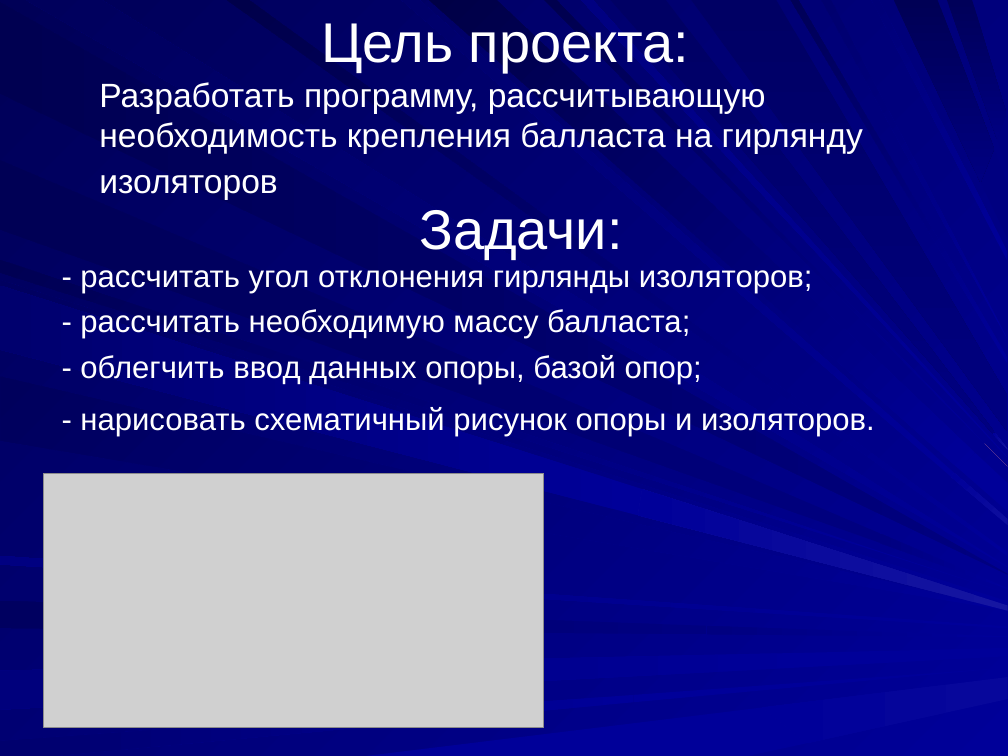
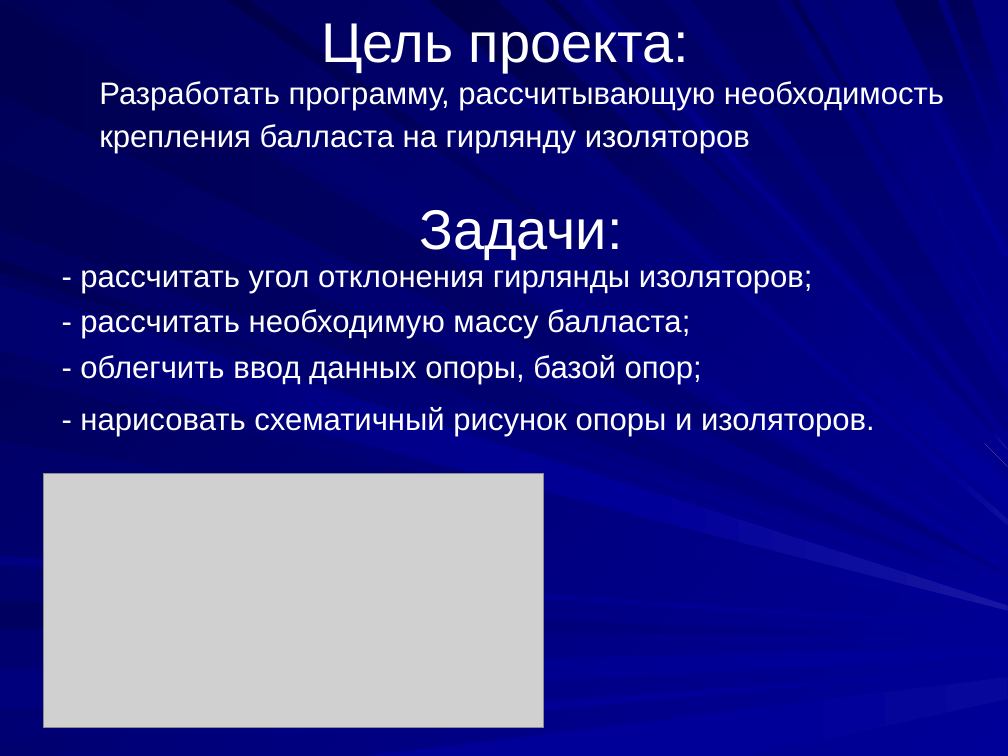
Before and after one commit to aleks311001/Project, a slide deck: slide 2 of Проект.ppt. Drawn at 1008x756 pixels with LibreOffice and Linux fonts; fonts in the diff are those of the drawing; grey boxes stand for pictures. Boxes give left, top, right and bottom in pixels: in the first picture for what was removed or moved away, otherwise in the second. Text is boxed around its words. In the diff, an @@ line names an element or a change of style, - is before the commit and + after.

Commit message:
All 17.03.2016

```diff
--- a/Проект.ppt
+++ b/Проект.ppt
@@ text "Разработать программу, рассчитывающую необходимость креплени ..." at (x1=99, y1=81, x2=944, y2=153): size 24 to 22.2 pt @@
```
Also in this commit, not shown: 1 slide added.
